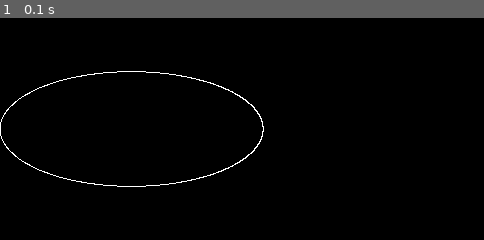
Above: before the commit, frame 1.
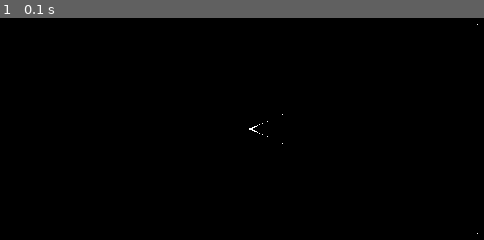
Above: after the commit, the same moment.

Repository: jpgtordilla/TransferOrbit
Game: pygame game, started from main.py
Same seed, same stepped clock (60 frames per second), same inputs: the game is played once before the commit and once after it.
Inputs:
- Up to frame 1 (0.1 s): no input

The runs differ from the first frame. In frame 1, 0.7% of the frame differs, in the area x 0-99%, y 2-98%.

Commit message:
Need to sort by abs value but don't change signs

Diff:
--- a/graph_orbits.py
+++ b/graph_orbits.py
@@ -42,7 +42,7 @@
 
 """CONSTANTS that should be CHANGED for experimentation"""
 L = 10**24 # angular momentum
-EPSILON = 0.9 # circle
+EPSILON = 1.1 # hyperbola
 C = L**2 / (GAMMA * MU)
 
 """INITIATE PYGAME
@@ -72,9 +72,9 @@
     # graph orbit
     # - for (default=360) equally spaced points, calculate r and add to 2D list
     # - graph each point in each array (x and y)
-    r_list = []
-    x_point_list = []
-    y_point_list = []
+    r_list = [] # 2D array
+    x_point_list = [] # 1D array
+    y_point_list = [] # 1D array
 
     current_phi = 0
 
@@ -83,23 +83,18 @@
         radian_increment = 2*np.pi / num_points
         current_phi += radian_increment
         current_r = r_orbit(current_phi)
-        r_list.append(current_r)
+        r_list.append([current_r, current_phi])
 
     # if hyperbola or parabola (EPSILON = 1 or "..." > 1), shave off (default 10%) the longer r values
     if EPSILON == 1 or EPSILON > 1:
         percent_index = int(len(r_list) - len(r_list) / percent)
-        """
-        # sort by absolute value, but don't actually change signs
-        r_list.sort(key=abs)
-        # r_list = r_list[:percent_index]
-        """
-
-    current_phi = 0 # reset to zero
+        """NEED TO: sort by absolute value, but don't actually change signs"""
+        r_list.sort(key=lambda l:l[0]) # sort by the first value (r)
+        r_list = r_list[:percent_index]
 
     for i in range(len(r_list)):
-        radian_increment = 2 * np.pi / num_points
-        current_phi += radian_increment
-        current_r = r_list[i]
+        current_r = r_list[i][0]
+        current_phi = r_list[i][1]
         # recall:
         # - x = r * np.cos(phi)
         # - y = r * np.sin(phi)
@@ -122,7 +117,7 @@
     y_factor = y_max / (HEIGHT / 2)
     """
 
-    r_max = max([abs(elem) for elem in r_list])
+    r_max = max([abs(elem[0]) for elem in r_list])
     factor = r_max / (WIDTH / 2)
 
     # graph each point
@@ -140,9 +135,3 @@
             if event.type == QUIT:
                 pygame.quit()
                 sys.exit()
-
-"""
-NOTES:
-- Plots too many extreme points for parabolas and hyperbolas
-- flickering effect due to loop condition
-"""
